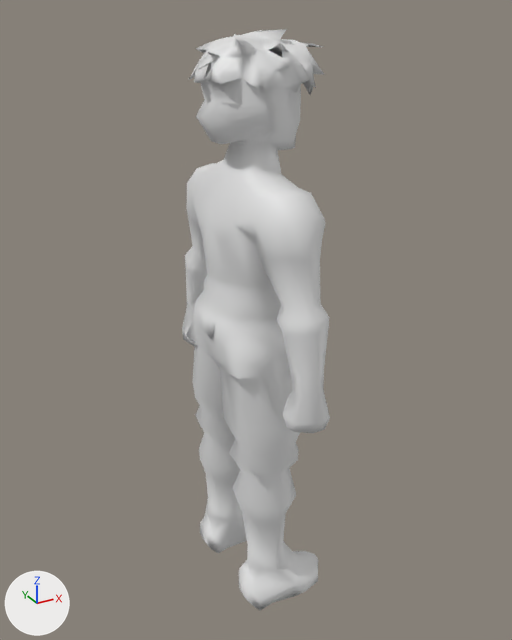
The glTF model public/models/steve/human_male.glb, before and after one commit.
Rendered twice from a 50 mm camera at (-3.45, -6.4, 6.6) aimed at (0.11, 0.07, 3.37). The axes (+X, +Y, +Z) are drawn at lower left. The lights are the same throughout. The picture after the commit comes second. Where no turn or scale is listed for an object, it has been applied to the vertices. Vertices at exactly the same position are counted once.

The first picture shows 'tripo_node_1fc40b05-58ee-480b-aa7e-984cd7aa6c7a'.
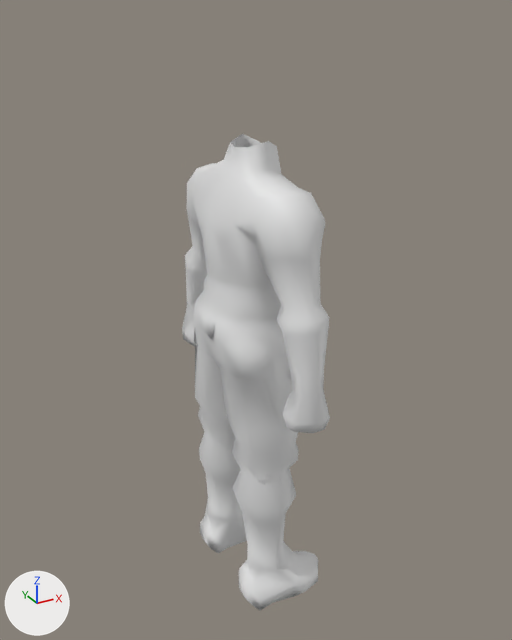
The newer file is also turned or shifted as a whole; pictures and numbers use the older file's frame.

The edits, one by one:
me_tripo_mesh_1fc40b05_58ee_480b_aa7e_984cd7aa6c7a is used by ob_tripo_node_1fc40b05_58ee_480b_aa7e_984cd7aa6c7a; location (0.0, 0.0, 0.0).
Verts and faces of me_tripo_mesh_1fc40b05_58ee_480b_aa7e_984cd7aa6c7a; kept vertices keep their numbers, new ones are numbered from 667.
Before the commit, vertices of me_tripo_mesh_1fc40b05_58ee_480b_aa7e_984cd7aa6c7a: 220 (-0.49, -0.62, 3.1) at pixel (237, 378).
me_tripo_mesh_1fc40b05_58ee_480b_aa7e_984cd7aa6c7a had 667 vertices, 1337 faces and spanned x -0.59..0.72, y -1.4..1.42, z -0.01..6.42.
me_tripo_mesh_1fc40b05_58ee_480b_aa7e_984cd7aa6c7a now has 507 vertices, 1006 faces and spans x -0.59..0.67, y -1.4..1.42, z -0.01..5.41.
Part 1, on me_tripo_mesh_1fc40b05_58ee_480b_aa7e_984cd7aa6c7a:
31 vertices move from x -0.56..0.48, y -0.82..0.84, z 1.93..3.28 to x -0.51..0.38, y -0.75..0.75, z 1.94..3.32.
Part 2, on me_tripo_mesh_1fc40b05_58ee_480b_aa7e_984cd7aa6c7a:
160 vertices are removed from x -0.59..0.72, y -0.6..0.61, z 5.25..6.42.
331 faces are deleted.
Part 3, on me_tripo_mesh_1fc40b05_58ee_480b_aa7e_984cd7aa6c7a:
Vertex 220 moves to (-0.41, -0.57, 3.05), pixel (242, 378).

Boxes [x1, y1, x2, y2] around the edits, measured in the pictures (512 x 640 px; the box of a moved part takes in the faces that stretch with it):
'tripo_node_1fc40b05-58ee-480b-aa7e-984cd7aa6c7a', reshaped (18% shorter)
    before: [182, 29, 330, 611]
    after: [182, 134, 330, 611]
part 1 of me_tripo_mesh_1fc40b05_58ee_480b_aa7e_984cd7aa6c7a, moved or reshaped
    before: [186, 318, 300, 481]
    after: [194, 331, 298, 481]
part 2 of me_tripo_mesh_1fc40b05_58ee_480b_aa7e_984cd7aa6c7a, deleted
    before: [189, 29, 325, 150]
part 3 of me_tripo_mesh_1fc40b05_58ee_480b_aa7e_984cd7aa6c7a, moved or reshaped
    both: [222, 344, 265, 379]
